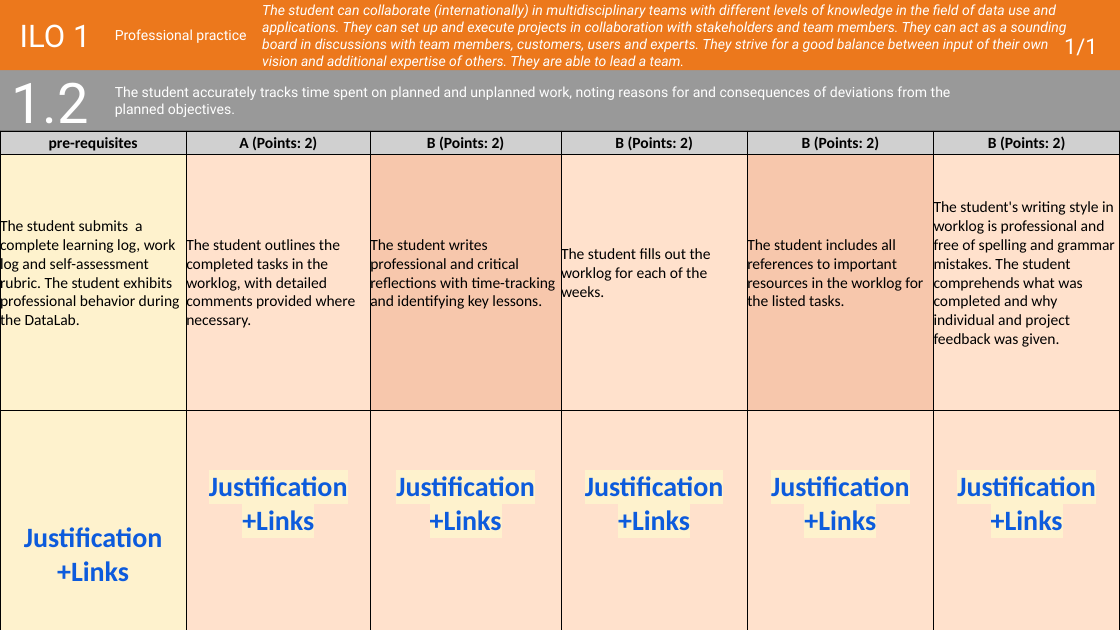
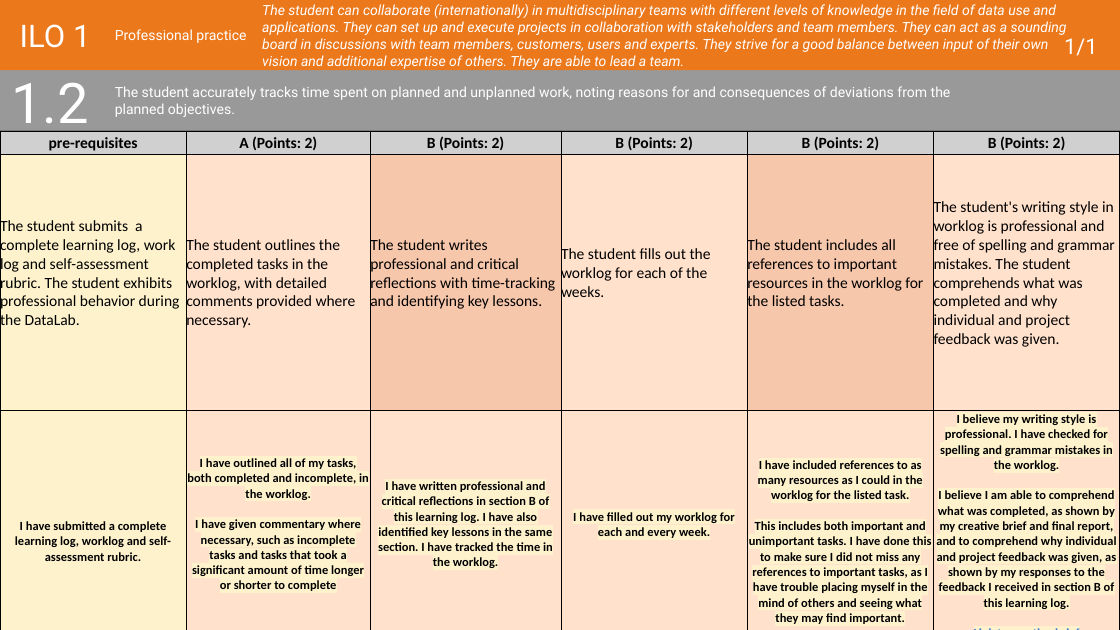
Before and after one commit to MaksBurchard240894/HFG7, a slide deck: slide 29 of Deliverables/Learning Log - Y1B-2024-25_ADSAI.pptx. Drawn at 1120x630 pixels with LibreOffice and Linux fonts; fonts in the diff are those of the drawing. Boxes give left, top, right and bottom in pixels: in the first picture for what was removed or moved away, otherwise in the second. Text is boxed around its words. In the diff, an @@ line names an element or a change of style, - is before the commit and + after.

```diff
--- a/Deliverables/Learning Log - Y1B-2024-25_ADSAI.pptx
+++ b/Deliverables/Learning Log - Y1B-2024-25_ADSAI.pptx
@@ table at (0, 131, 1118, 630) @@
-row 3: Justification +Links | Justification +Links | Justification +Links | Justification +Links | Justification +Links | Justification +Links
+row 3: I have submitted a complete learning log, worklog and self-assessment rubric. | I have outlined all of my tasks, both completed and incomplete, in the worklog. / I have given commentary where necessary, such as incomplete tasks and tasks that took a significant amount of time longer or shorter to complete | I have written professional and critical reflections in section B of this learning log. I have also identified key lessons in the same section. I have tracked the time in the worklog. | I have filled out my worklog for each and every week. | I have included references to as many resources as I could in the worklog for the listed task. / This includes both important and unimportant tasks. I have done this to make sure I did not miss any references to important tasks, as I have trouble placing myself in the mind of others and seeing what they may find important. | I believe my writing style is professional. I have checked for spelling and grammar mistakes in the worklog. / I believe I am able to comprehend what was completed, as shown by my creative brief and final report, and to comprehend why individual and project feedback was given, as shown by my responses to the feedback I received in section B of this learning log. / Link to creative brief / Link to final report
```
Also in this commit, not shown: 6 other slides changed, 3 other files.
